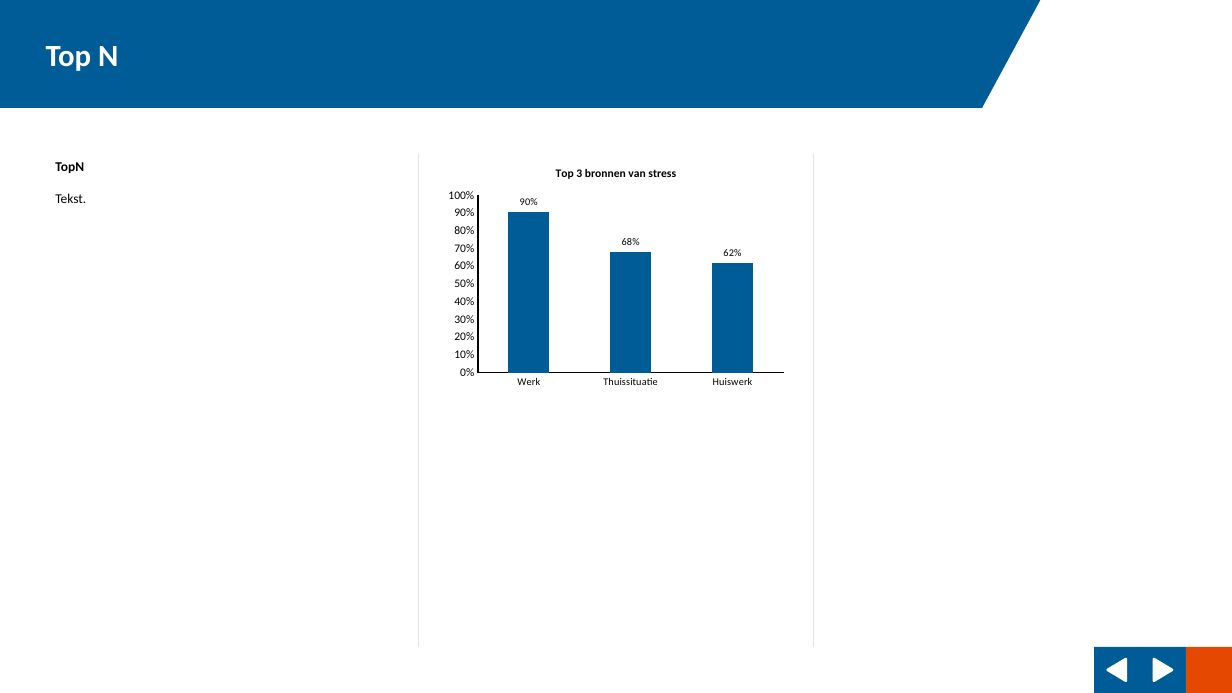
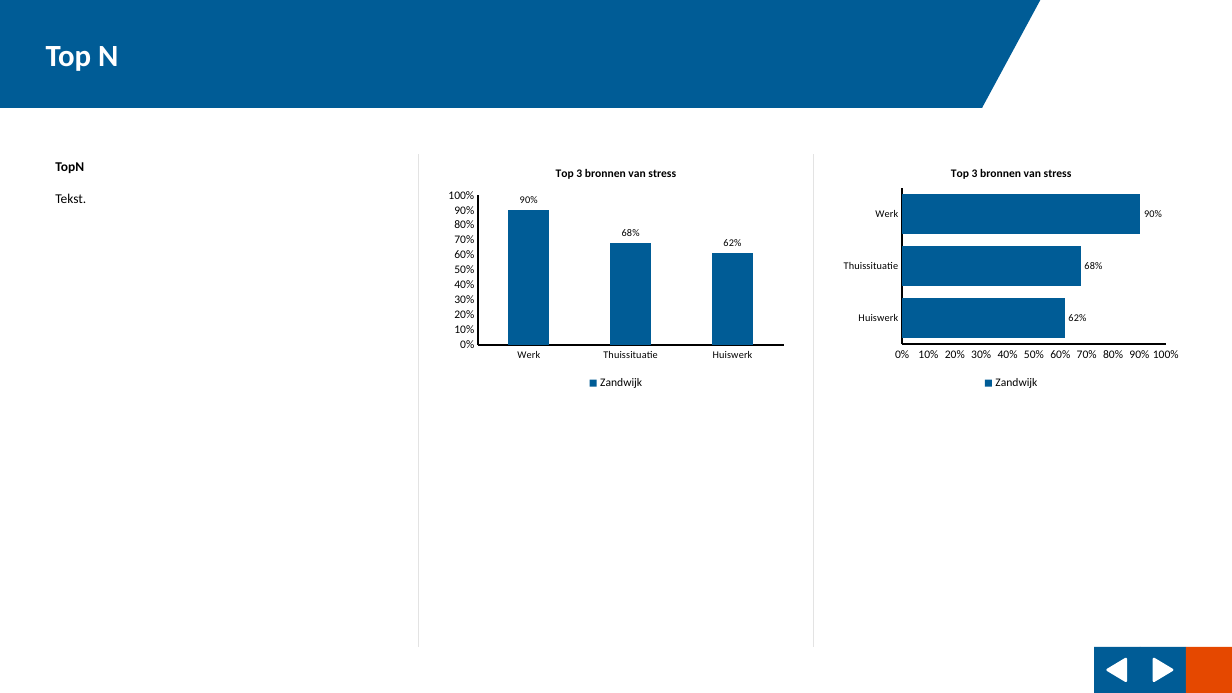
Before and after one commit to ggdatascience/reports_excel_to_powerpoint, a slide deck: slide 11 of example/Rapportage Heideveen.pptx (slide 8 before the commit). Drawn at 1232x693 pixels with LibreOffice and Linux fonts; fonts in the diff are those of the drawing; background and template pictures are left out. Boxes give left, top, right and bottom in pixels: in the first picture for what was removed or moved away, otherwise in the second. Text is boxed around its words. In the diff, an @@ line names an element or a change of style, - is before the commit and + after.

```diff
--- a/example/Rapportage Heideveen.pptx
+++ b/example/Rapportage Heideveen.pptx
@@ column chart at [442, 153, 791, 394] @@
-Series 1: 0.9, 0.68, 0.62
+Zandwijk: 0.9, 0.68, 0.62
@@ legend changed @@
@@ bar chart added at [837, 153, 1187, 394] @@
+title "Top 3 bronnen van stress"
+categories: Huiswerk, Thuissituatie, Werk
+Zandwijk: 0.62, 0.68, 0.9
```
Also in this commit, not shown: 5 other slides changed, 6 slides added, 3 slides removed, 12 other files.
